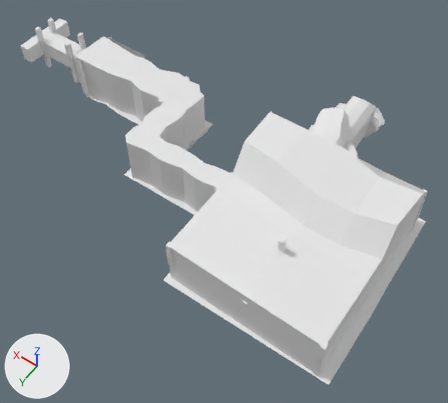
Two versions of the FBX model Assets/Art/Map/MeshMap.fbx, one commit apart.
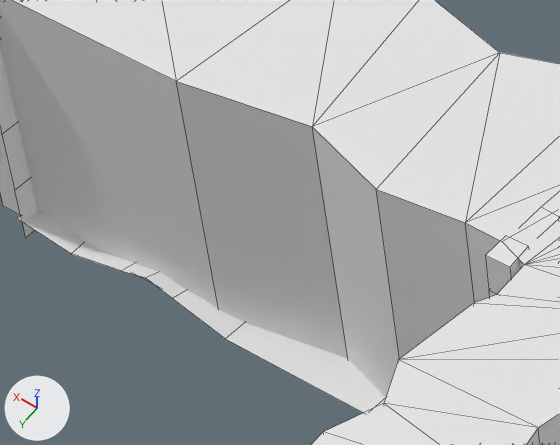
Each version appears first whole from a camera (50 mm lens) standing at (-42.7, 39.6, 53.0) and looking at (-18.2, 5.3, -0.9), and next in a close-up on the part from 19% to 38% of the width and 15% to 32% of the height. The lights are fixed; the arrows at lower left show +X, +Y and +Z. The close-ups show mesh edges as thin lines. Where no turn or scale is listed for an object, it has been applied to the vertices. Vertices at the same position are counted once.

Before the edit, the objects in view are built like this:
```python
me_plane_019 = bpy.data.meshes.new('Plane.019')
me_plane_019.from_pydata(...)  # 2123 vertices, 1966 faces; spans x -22.9..29.8, y -19.2..9.8, z -1.7..8.8
# faces by material slot: [667, 844, 436, 19]
me_plane_019.materials.append(mat_terain_01)  # its picture is missing
me_plane_019.materials.append(mat_terain_02)  # its picture is missing
me_plane_019.materials.append(mat_terain_03)  # its picture is missing
me_plane_019.materials.append(mat_trim)  # its picture is missing
ob_map_01 = bpy.data.objects.new('Map_01', me_plane_019)
ob_map_01.location = (-15.13, 7.63, 0.03)
```
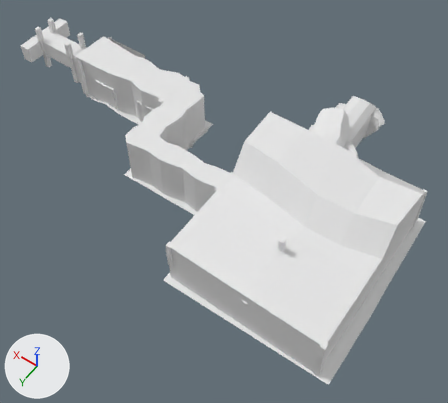
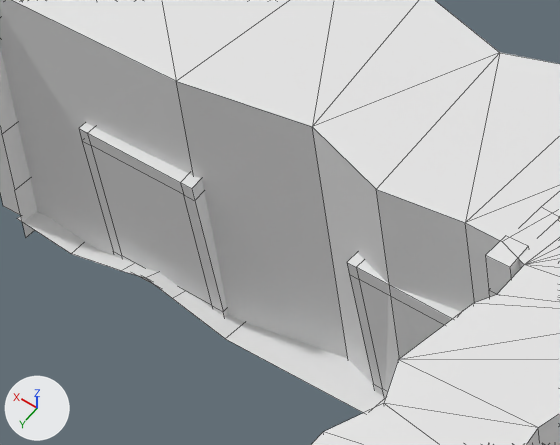
Changed parts and their boxes (x1, y1, x2, y2) in the close-ups (560 x 445 px):
part 1 of me_plane_019, added: after (347, 253, 461, 397)
part 2 of me_plane_019, added: after (79, 123, 228, 317)

The edits, one by one:
me_plane_019 is used by ob_map_01; location (-15.13, 7.63, 0.03).
me_plane_019 had 2123 vertices, 1966 faces and spanned x -22.9..29.8, y -19.2..9.8, z -1.7..8.8.
me_plane_019 now has 2283 vertices, 2114 faces and spans x -22.9..29.8, y -19.2..9.8, z -1.7..8.8.
me_plane_019 part 1: a new loose piece of 40 vertices spanning x 8.8..11.7, y -6.4..-5.6, z -0.1..3.5, in mat_terain_02 (its picture is missing).
me_plane_019 part 2: a new loose piece of 40 vertices spanning x 15.2..18.0, y -6.2..-5.4, z -0.1..3.5, in mat_terain_02 (its picture is missing).
